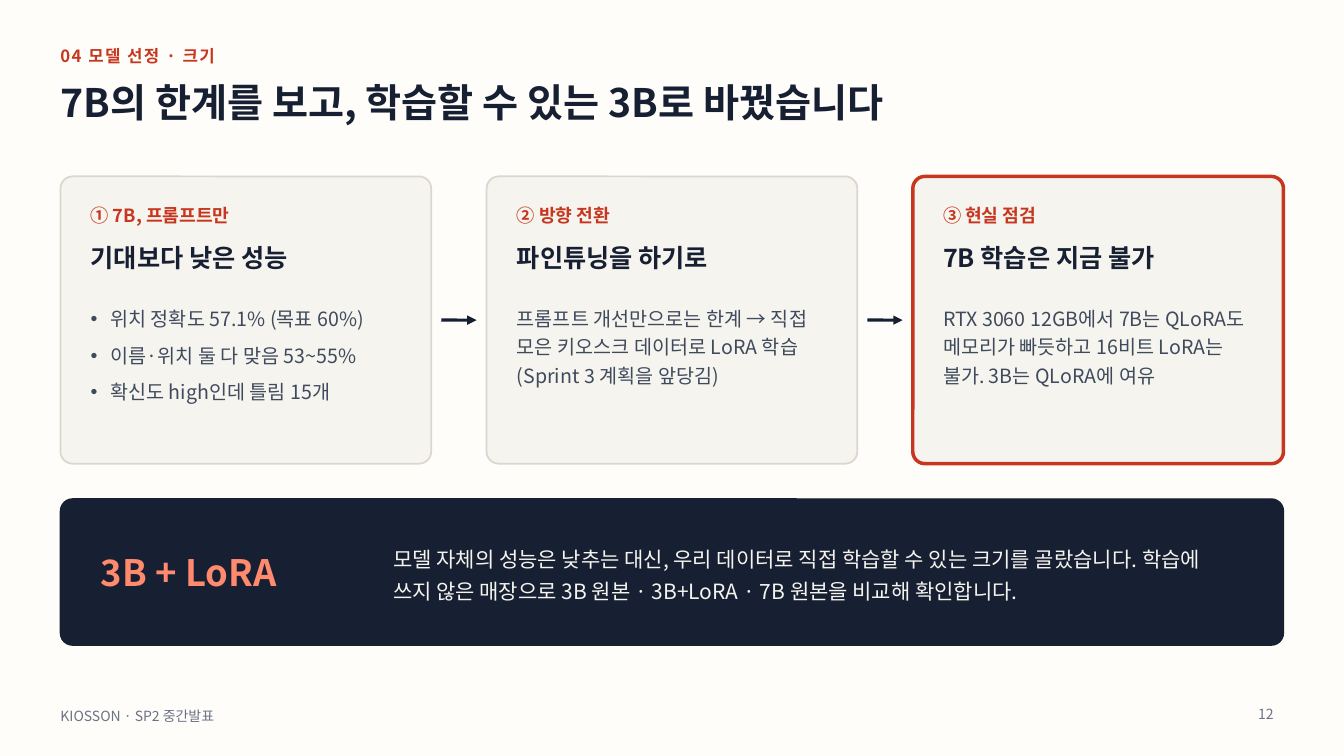
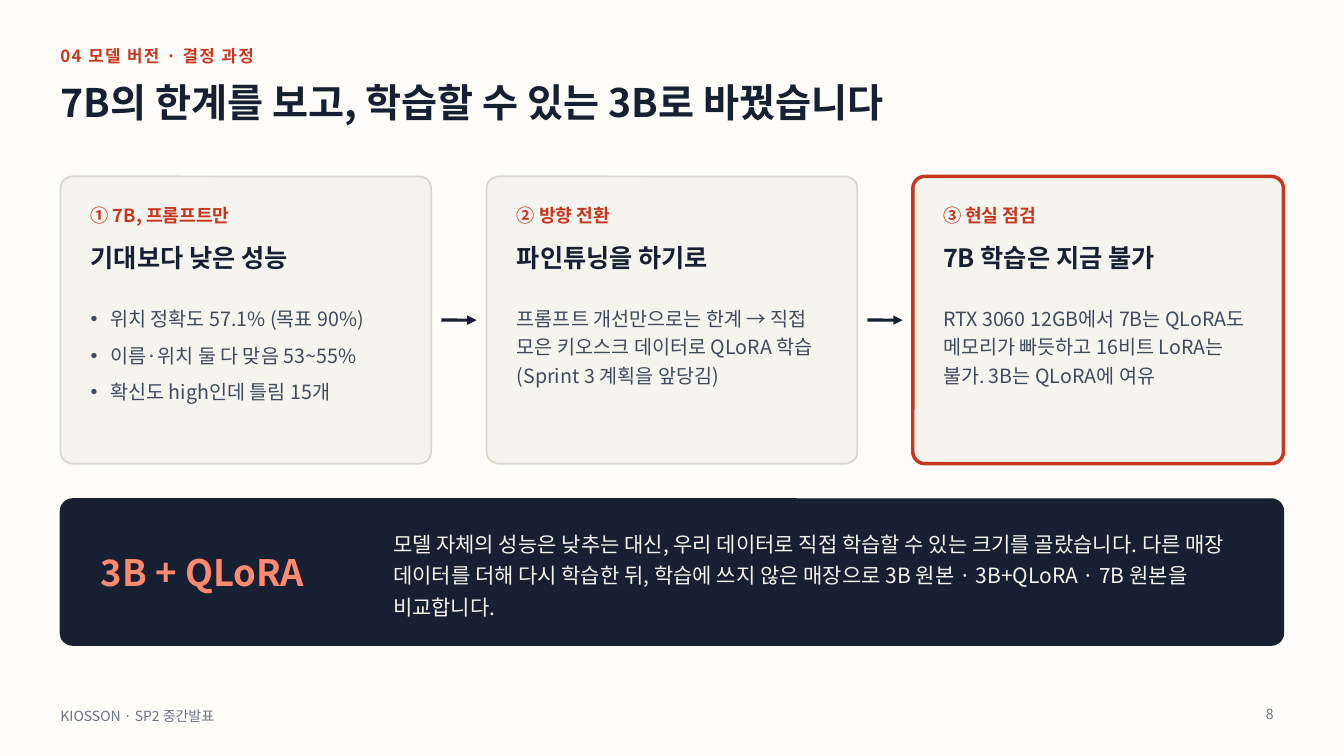
Before and after one commit to TeamProjectAIServiceDevelop/team-project, a slide deck: slide 8 of 자료/중간발표/중간발표.pptx (slide 12 before the commit). Drawn at 1344x756 pixels with LibreOffice and Linux fonts; fonts in the diff are those of the drawing. Boxes give left, top, right and bottom in pixels: in the first picture for what was removed or moved away, otherwise in the second. Text is boxed around its words. In the diff, an @@ line names an element or a change of style, - is before the commit and + after.

```diff
--- a/자료/중간발표/중간발표.pptx
+++ b/자료/중간발표/중간발표.pptx
@@ text at (60,48,253,64): text changed @@
-04 모델 선정 · 크기
+04 모델 버전 · 결정 과정
@@ text at (110,309,363,330): text changed @@
-• 위치 정확도 57.1% (목표 60%)
+• 위치 정확도 57.1% (목표 90%)
@@ text at (517,310,813,388): text changed @@
-프롬프트 개선만으로는 한계 → 직접 모은 키오스크 데이터로 LoRA 학습 (Sprint 3 계획을 앞당김)
+프롬프트 개선만으로는 한계 → 직접 모은 키오스크 데이터로 QLoRA 학습 (Sprint 3 계획을 앞당김)
@@ text at (393,534,1224,617): text changed @@
-모델 자체의 성능은 낮추는 대신, 우리 데이터로 직접 학습할 수 있는 크기를 골랐습니다. 학습에 쓰지 않은 매장으로 3B 원본 · 3B+LoRA · 7B 원본을 비교해 확인합니다.
+모델 자체의 성능은 낮추는 대신, 우리 데이터로 직접 학습할 수 있는 크기를 골랐습니다. 다른 매장 데이터를 더해 다시 학습한 뒤, 학습에 쓰지 않은 매장으로 3B 원본 · 3B+QLoRA · 7B 원본을 비교합니다.
@@ text at (101,558,304,594): text changed @@
-3B + LoRA
+3B + QLoRA
@@ page number at (1266,708,1274,719): text changed @@
-12
+8
```
Also in this commit, not shown: 6 other slides changed, 1 slide added, 4 slides removed, 2 other files.
